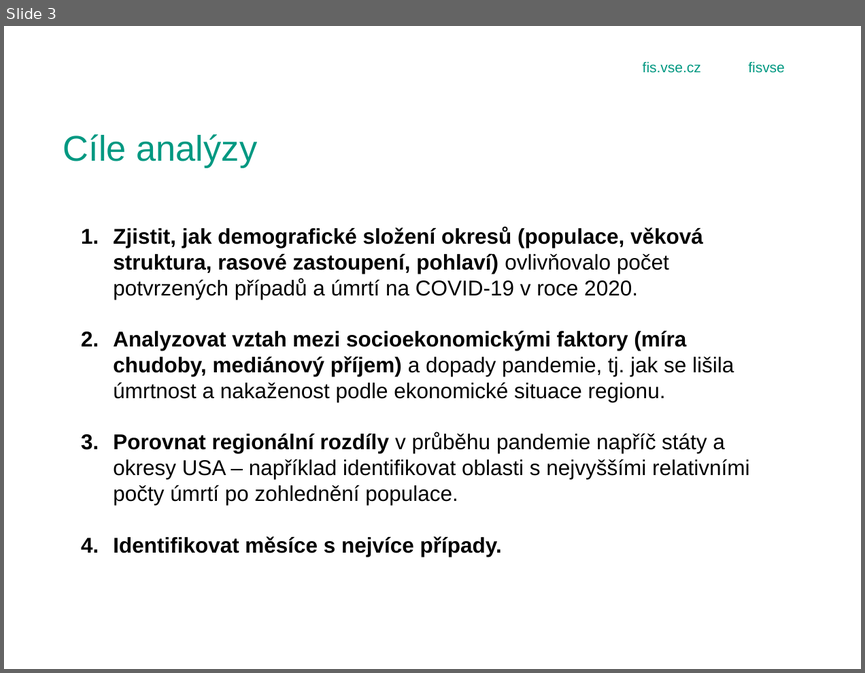
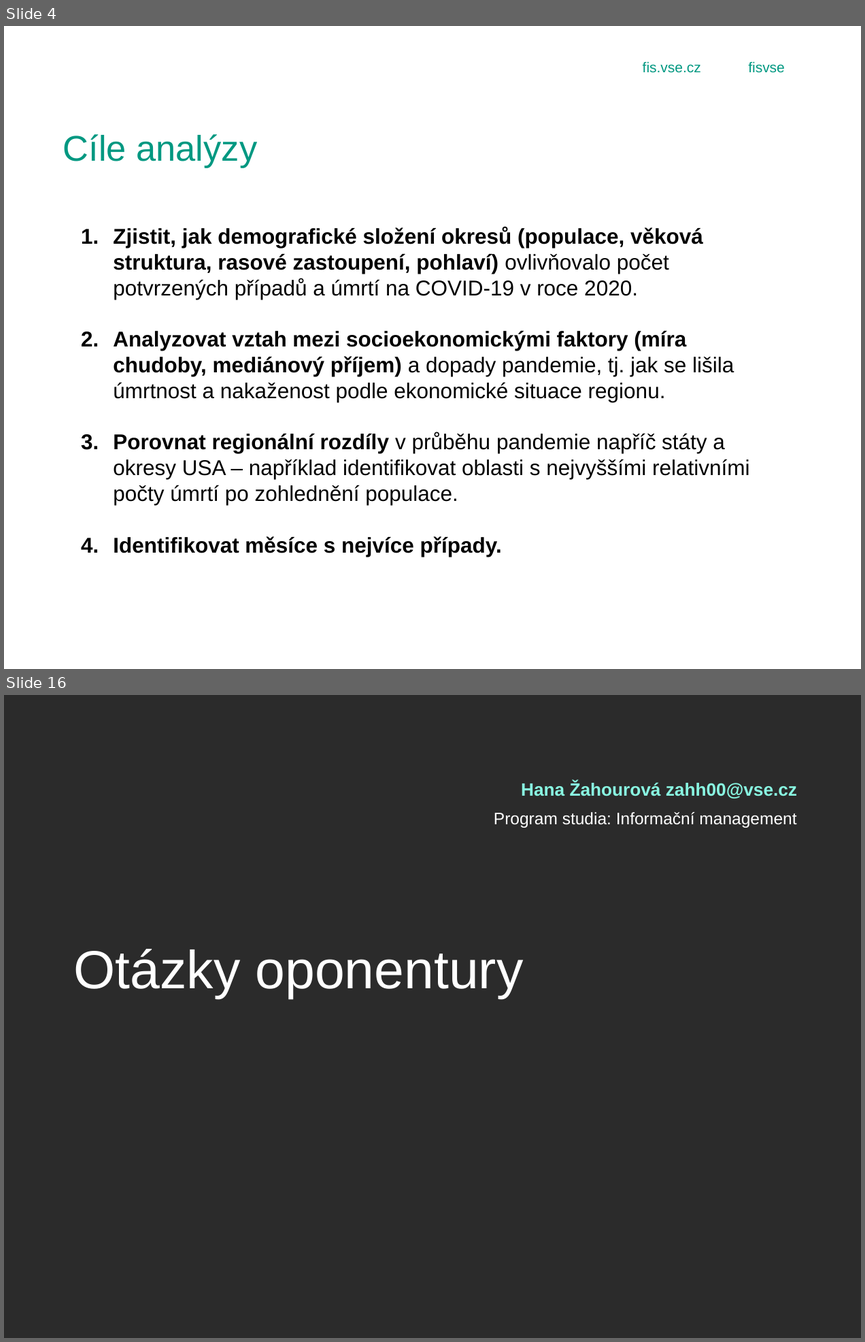
Before and after one commit to ursulastrudl/Projektovy_seminar, a slide deck: obhajoba.pptx. Shown one above the other, each under a label of ours: slide 3 before the commit, slides 4 and 16 after it; the slides between them are not shown. The pictures are 865x673 and 865x1342 pixels, drawn with LibreOffice and Linux fonts; fonts in the diff are those of the drawing; background and template pictures are left out; a plain dark background stands for a picture behind light text. Boxes give left, top, right and bottom in pixels: in the first picture for what was removed or moved away, otherwise in the second. Text is boxed around its words. In the diff, an @@ line names an element or a change of style, - is before the commit and + after.

```diff
--- a/obhajoba.pptx
+++ b/obhajoba.pptx
@@ slide 16 added at box(4, 695, 861, 1338), background picture (left out) @@
@@ text added at box(521, 781, 797, 798), 15 pt, text #89F7E2, bold @@
+Hana Žahourová zahh00@vse.cz
@@ text added at box(494, 812, 796, 828), 14 pt, text #FFFFFF @@
+Program studia: Informační management
@@ title added at box(74, 949, 523, 998), 45 pt, text #FFFFFF @@
+Otázky oponentury
@@ what was slide 3 is now slide 4 @@
```
Also in this commit, not shown: 1 slide changed, 12 other slides added, 1 slide removed, 2 other files.
